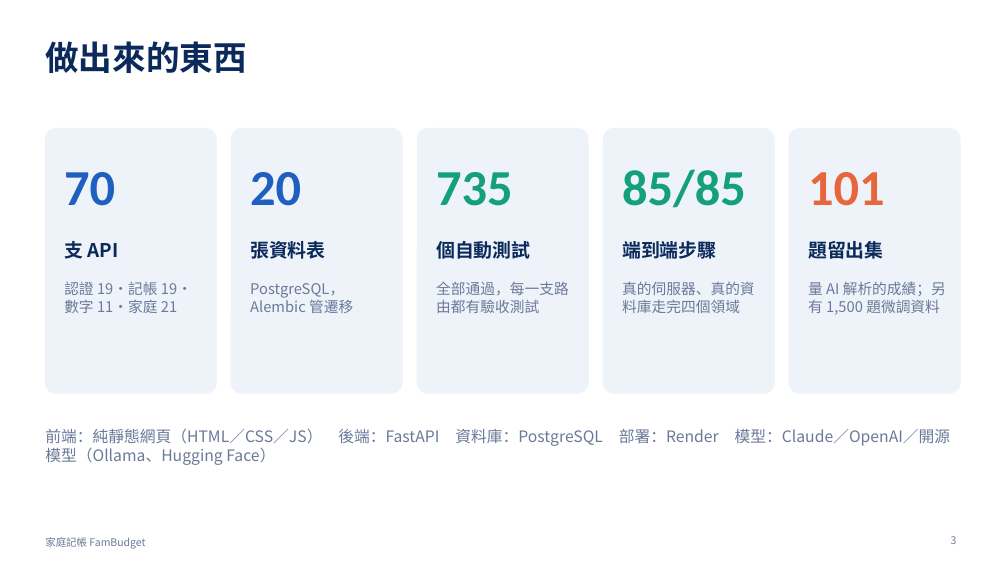
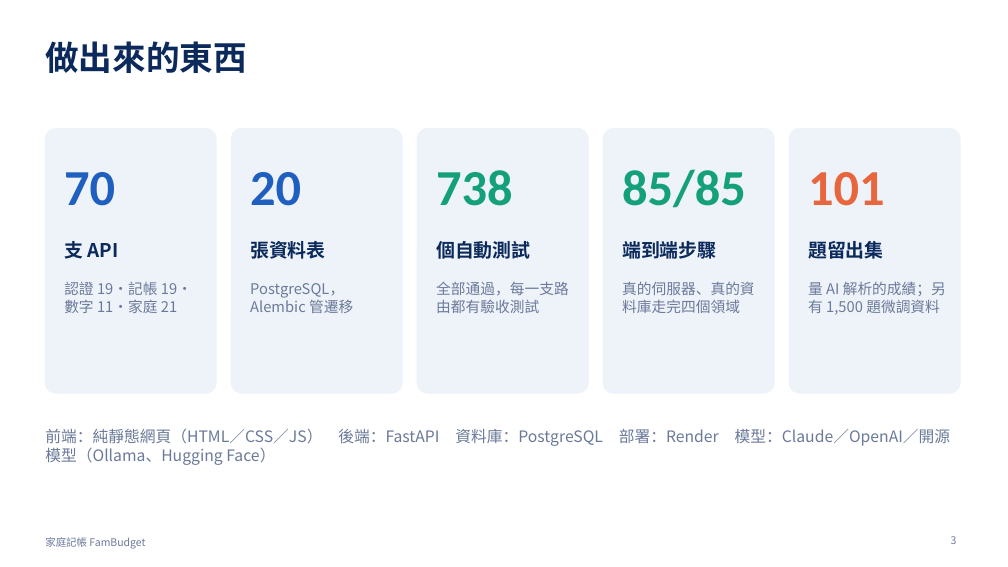
Before and after one commit to cbes502034/final_project, a slide deck: slide 3 of report/家庭記帳_期末報告.pptx. Drawn at 1008x567 pixels with LibreOffice and Linux fonts; fonts in the diff are those of the drawing. Boxes give left, top, right and bottom in pixels: in the first picture for what was removed or moved away, otherwise in the second. Text is boxed around its words. In the diff, an @@ line names an element or a change of style, - is before the commit and + after.

```diff
--- a/report/家庭記帳_期末報告.pptx
+++ b/report/家庭記帳_期末報告.pptx
@@ text at box(436, 170, 512, 206): text changed @@
-735
+738
```
Also in this commit, not shown: 5 other slides changed, 4 other files.
